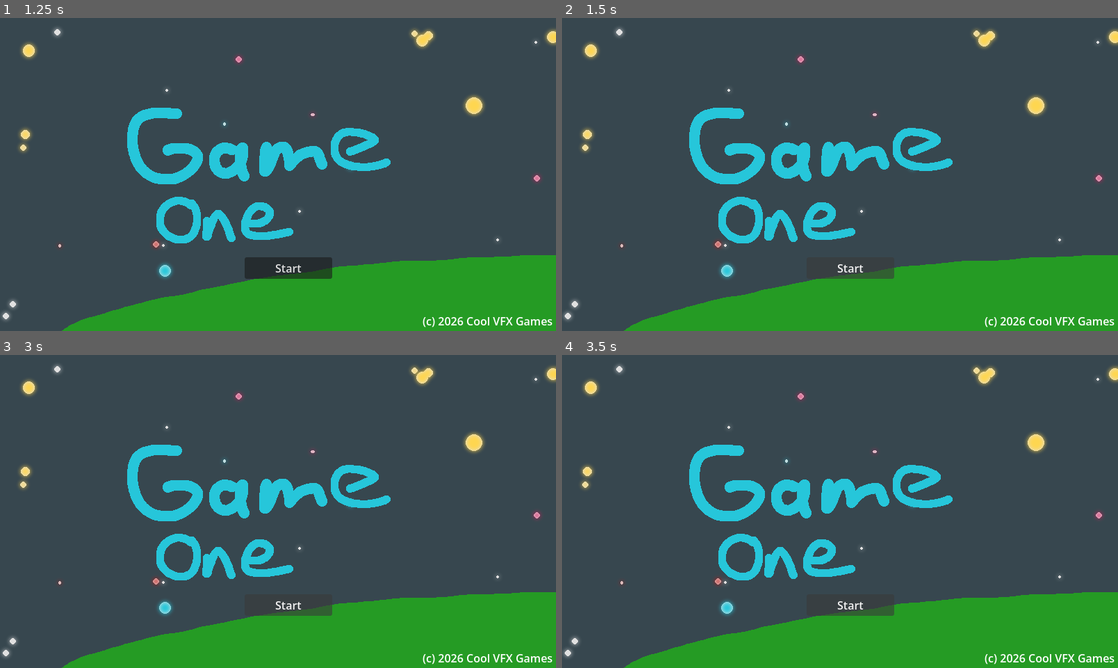
Above: before the commit, frames 1-4 (two rows, left to right).
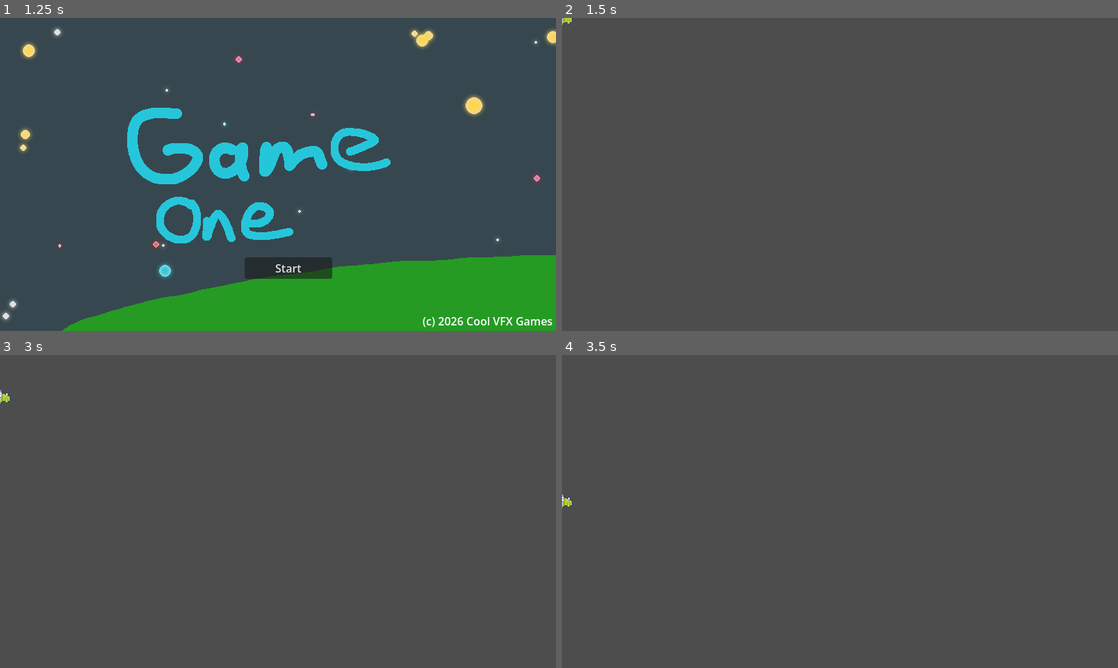
Above: after the commit, the same moments.

Repository: Cole-Miller-IT/2026-Game-One
Game: Godot game, scene res://boot-screen/boot-screen.tscn
The game is run twice, just before and just after one commit, with the same random seed, the same clock (stepped at 60 frames per second) and the same inputs.
Inputs (mouse positions are in pixels of both pictures, inside the frame that each line leads up to):
- Up to frame 1 (1.25 s): tap Enter at 0.5 s; hold D (move_right, bound only after the commit) from 0.53 s (still down)
- Up to frame 2 (1.5 s): release D (move_right, bound only after the commit) at 1.25 s; click "Start" at 1.25 s
- Up to frame 3 (3 s): click (289, 605) at 2 s, where only the run before the commit has a clickable "Start"; tap Space at 2.75 s; hold S (move_down, bound only after the commit) from 2.78 s (still down)
- Up to frame 4 (3.5 s): keep holding S (move_down, bound only after the commit)

Frame 1 is identical in both runs. In frame 2, 21% of the frame differs, in the area x 0-100%, y 0-100%; in frame 3, 21%, in the area x 0-100%, y 3-100%; in frame 4, 21%.

Commit message:
Created a player scene

Diff:
--- /dev/null
+++ b/game-one/entities/player/player.gd
@@ -0,0 +1,12 @@
+extends CharacterBody2D
+
+const speed = 300.0
+
+func _physics_process(delta: float) -> void:
+	# Get the input direction and handle the movement/deceleration.
+	# As good practice, you should replace UI actions with custom gameplay actions.
+	var direction := Input.get_vector("move_left", "move_right", "move_up", "move_down")
+
+	velocity = direction * speed
+
+	move_and_slide()
--- /dev/null
+++ b/game-one/entities/player/player.tscn
@@ -0,0 +1,16 @@
+[gd_scene format=3 uid="uid://dgblsbea0txh8"]
+
+[ext_resource type="Script" uid="uid://c5mgwdt4yud41" path="res://entities/player/player.gd" id="1_abrql"]
+[ext_resource type="Texture2D" uid="uid://dxs34qdfkpy67" path="res://entities/player/ship_0002.png" id="1_symyc"]
+
+[sub_resource type="RectangleShape2D" id="RectangleShape2D_g4v7s"]
+size = Vector2(32, 32)
+
+[node name="CharacterBody2D" type="CharacterBody2D" unique_id=192764]
+script = ExtResource("1_abrql")
+
+[node name="CollisionShape2D" type="CollisionShape2D" parent="." unique_id=1349901273]
+shape = SubResource("RectangleShape2D_g4v7s")
+
+[node name="Sprite2D" type="Sprite2D" parent="." unique_id=2072389415]
+texture = ExtResource("1_symyc")
--- /dev/null
+++ b/game-one/home-screen/button_start.gd
@@ -0,0 +1,4 @@
+extends Button
+
+func _on_pressed() -> void:
+	get_tree().change_scene_to_file("res://main-screen/main.tscn")
--- a/game-one/home-screen/home-screen.tscn
+++ b/game-one/home-screen/home-screen.tscn
@@ -3,6 +3,7 @@
 [ext_resource type="Texture2D" uid="uid://bu7aaf18havbb" path="res://home-screen/background.svg" id="1_xersy"]
 [ext_resource type="Texture2D" uid="uid://df4t8k0u7itjo" path="res://home-screen/logo.svg" id="2_5x8sa"]
 [ext_resource type="AudioStream" uid="uid://rwvvn10lkkbg" path="res://home-screen/mainMenuMusic Pixel Dreams.mp3" id="3_5x8sa"]
+[ext_resource type="Script" uid="uid://bfg5hxsar1j57" path="res://home-screen/button_start.gd" id="3_ebm3x"]
 
 [node name="Background" type="TextureRect" unique_id=1668674139]
 offset_right = 40.0
@@ -23,15 +24,18 @@
 offset_bottom = 447.0
 text = "(c) 2026 Cool VFX Games"
 
-[node name="Button" type="Button" parent="." unique_id=761241735]
+[node name="Button-start" type="Button" parent="." unique_id=761241735]
 layout_mode = 0
 offset_left = 352.0
 offset_top = 344.0
 offset_right = 478.0
 offset_bottom = 375.0
 text = "Start"
+script = ExtResource("3_ebm3x")
 
 [node name="AudioStreamPlayer" type="AudioStreamPlayer" parent="." unique_id=744469779]
 stream = ExtResource("3_5x8sa")
 volume_db = -15.409
 autoplay = true
+
+[connection signal="pressed" from="Button-start" to="Button-start" method="_on_pressed"]
--- /dev/null
+++ b/game-one/main-screen/main.gd
@@ -0,0 +1,11 @@
+extends Node
+
+
+# Called when the node enters the scene tree for the first time.
+func _ready() -> void:
+	pass
+
+
+# Called every frame. 'delta' is the elapsed time since the previous frame.
+func _process(delta: float) -> void:
+	pass
--- /dev/null
+++ b/game-one/main-screen/main.tscn
@@ -0,0 +1,9 @@
+[gd_scene format=3 uid="uid://b3w7e8g34ta86"]
+
+[ext_resource type="Script" uid="uid://ca8xhwlei8mvr" path="res://main-screen/main.gd" id="1_b6m0h"]
+[ext_resource type="PackedScene" uid="uid://dgblsbea0txh8" path="res://entities/player/player.tscn" id="2_ka83u"]
+
+[node name="Main" type="Node" unique_id=1171523036]
+script = ExtResource("1_b6m0h")
+
+[node name="CharacterBody2D" parent="." unique_id=192764 instance=ExtResource("2_ka83u")]
--- a/game-one/project.godot
+++ b/game-one/project.godot
@@ -12,7 +12,7 @@
 
 config/name="game-one"
 run/main_scene="uid://dngtcirere5dg"
-config/features=PackedStringArray("4.6", "Forward Plus")
+config/features=PackedStringArray("4.7", "Forward Plus")
 boot_splash/bg_color=Color(0, 0, 0, 1)
 boot_splash/show_image=false
 boot_splash/use_filter=false
@@ -23,6 +23,61 @@
 window/size/viewport_width=800
 window/size/viewport_height=450
 
+[input]
+
+ui_left={
+"deadzone": 0.5,
+"events": [Object(InputEventKey,"resource_local_to_scene":false,"resource_name":"","device":16,"window_id":0,"alt_pressed":false,"shift_pressed":false,"ctrl_pressed":false,"meta_pressed":false,"pressed":false,"keycode":4194319,"physical_keycode":0,"key_label":0,"unicode":0,"location":0,"echo":false,"script":null)
+, Object(InputEventJoypadButton,"resource_local_to_scene":false,"resource_name":"","device":-1,"button_index":13,"pressure":0.0,"pressed":false,"script":null)
+, Object(InputEventJoypadMotion,"resource_local_to_scene":false,"resource_name":"","device":-1,"axis":0,"axis_value":-1.0,"script":null)
+, Object(InputEventKey,"resource_local_to_scene":false,"resource_name":"","device":-1,"window_id":0,"alt_pressed":false,"shift_pressed":false,"ctrl_pressed":false,"meta_pressed":false,"pressed":false,"keycode":0,"physical_keycode":65,"key_label":0,"unicode":97,"location":0,"echo":false,"script":null)
+]
+}
+ui_right={
+"deadzone": 0.5,
+"events": [Object(InputEventKey,"resource_local_to_scene":false,"resource_name":"","device":16,"window_id":0,"alt_pressed":false,"shift_pressed":false,"ctrl_pressed":false,"meta_pressed":false,"pressed":false,"keycode":4194321,"physical_keycode":0,"key_label":0,"unicode":0,"location":0,"echo":false,"script":null)
+, Object(InputEventJoypadButton,"resource_local_to_scene":false,"resource_name":"","device":-1,"button_index":14,"pressure":0.0,"pressed":false,"script":null)
+, Object(InputEventJoypadMotion,"resource_local_to_scene":false,"resource_name":"","device":-1,"axis":0,"axis_value":1.0,"script":null)
+, Object(InputEventKey,"resource_local_to_scene":false,"resource_name":"","device":-1,"window_id":0,"alt_pressed":false,"shift_pressed":false,"ctrl_pressed":false,"meta_pressed":false,"pressed":false,"keycode":0,"physical_keycode":68,"key_label":0,"unicode":100,"location":0,"echo":false,"script":null)
+]
+}
+ui_up={
+"deadzone": 0.5,
+"events": [Object(InputEventKey,"resource_local_to_scene":false,"resource_name":"","device":16,"window_id":0,"alt_pressed":false,"shift_pressed":false,"ctrl_pressed":false,"meta_pressed":false,"pressed":false,"keycode":4194320,"physical_keycode":0,"key_label":0,"unicode":0,"location":0,"echo":false,"script":null)
+, Object(InputEventJoypadButton,"resource_local_to_scene":false,"resource_name":"","device":-1,"button_index":11,"pressure":0.0,"pressed":false,"script":null)
+, Object(InputEventJoypadMotion,"resource_local_to_scene":false,"resource_name":"","device":-1,"axis":1,"axis_value":-1.0,"script":null)
+, Object(InputEventKey,"resource_local_to_scene":false,"resource_name":"","device":-1,"window_id":0,"alt_pressed":false,"shift_pressed":false,"ctrl_pressed":false,"meta_pressed":false,"pressed":false,"keycode":0,"physical_keycode":87,"key_label":0,"unicode":119,"location":0,"echo":false,"script":null)
+]
+}
+ui_down={
+"deadzone": 0.5,
+"events": [Object(InputEventKey,"resource_local_to_scene":false,"resource_name":"","device":16,"window_id":0,"alt_pressed":false,"shift_pressed":false,"ctrl_pressed":false,"meta_pressed":false,"pressed":false,"keycode":4194322,"physical_keycode":0,"key_label":0,"unicode":0,"location":0,"echo":false,"script":null)
+, Object(InputEventJoypadButton,"resource_local_to_scene":false,"resource_name":"","device":-1,"button_index":12,"pressure":0.0,"pressed":false,"script":null)
+, Object(InputEventJoypadMotion,"resource_local_to_scene":false,"resource_name":"","device":-1,"axis":1,"axis_value":1.0,"script":null)
+, Object(InputEventKey,"resource_local_to_scene":false,"resource_name":"","device":-1,"window_id":0,"alt_pressed":false,"shift_pressed":false,"ctrl_pressed":false,"meta_pressed":false,"pressed":false,"keycode":0,"physical_keycode":83,"key_label":0,"unicode":115,"location":0,"echo":false,"script":null)
+]
+}
+move_left={
+"deadzone": 0.2,
+"events": [Object(InputEventKey,"resource_local_to_scene":false,"resource_name":"","device":-1,"window_id":0,"alt_pressed":false,"shift_pressed":false,"ctrl_pressed":false,"meta_pressed":false,"pressed":false,"keycode":0,"physical_keycode":65,"key_label":0,"unicode":97,"location":0,"echo":false,"script":null)
+]
+}
+move_right={
+"deadzone": 0.2,
+"events": [Object(InputEventKey,"resource_local_to_scene":false,"resource_name":"","device":-1,"window_id":0,"alt_pressed":false,"shift_pressed":false,"ctrl_pressed":false,"meta_pressed":false,"pressed":false,"keycode":0,"physical_keycode":68,"key_label":0,"unicode":100,"location":0,"echo":false,"script":null)
+]
+}
+move_up={
+"deadzone": 0.2,
+"events": [Object(InputEventKey,"resource_local_to_scene":false,"resource_name":"","device":-1,"window_id":0,"alt_pressed":false,"shift_pressed":false,"ctrl_pressed":false,"meta_pressed":false,"pressed":false,"keycode":0,"physical_keycode":87,"key_label":0,"unicode":119,"location":0,"echo":false,"script":null)
+]
+}
+move_down={
+"deadzone": 0.2,
+"events": [Object(InputEventKey,"resource_local_to_scene":false,"resource_name":"","device":-1,"window_id":0,"alt_pressed":false,"shift_pressed":false,"ctrl_pressed":false,"meta_pressed":false,"pressed":false,"keycode":0,"physical_keycode":83,"key_label":0,"unicode":115,"location":0,"echo":false,"script":null)
+]
+}
+
 [physics]
 
 3d/physics_engine="Jolt Physics"
Not shown, added: game-one/entities/player/player.gd.uid
Binary file added: game-one/entities/player/ship_0002.png
Not shown, added: game-one/entities/player/ship_0002.png.import
Not shown, added: game-one/home-screen/button_start.gd.uid
Not shown, added: game-one/main-screen/main.gd.uid
